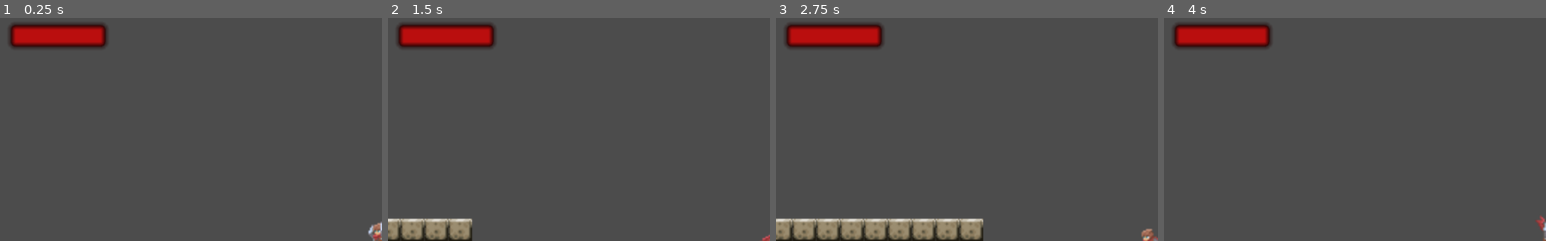
Above: before the commit, frames 1-4 (left to right).
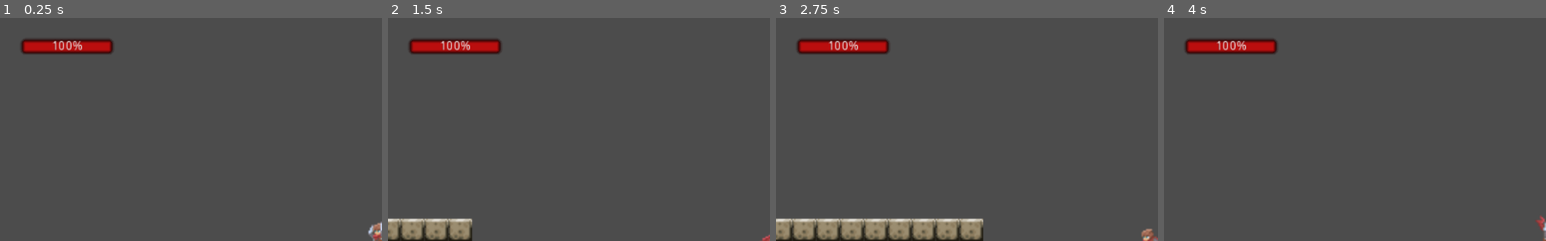
Above: after the commit, the same moments.

Repository: Burd88/-platformgame
Game: Godot game, scene res://game.tscn
The game is run twice, just before and just after one commit, with the same random seed, the same clock (stepped at 60 frames per second) and the same inputs.
Inputs:
- Up to frame 1 (0.25 s): no input
- Up to frame 2 (1.5 s): tap Enter at 0.5 s; hold D (ui_right) from 0.53 s (still down); tap W (ui_up) at 0.77 s
- Up to frame 3 (2.75 s): tap W (ui_up) at 1.52 s; tap Space at 2 s; release D (ui_right) at 2.03 s; hold A (ui_left) from 2.03 s (still down)
- Up to frame 4 (4 s): release A (ui_left) at 2.78 s; hold D (ui_right) from 2.78 s (still down); tap W (ui_up) at 3.02, 3.77 s
The pictures show only the part of the screen within x 0-50%, y 0-50%; the shares and areas given below are measured in that part.

The runs differ from the first frame. In frame 1, 3.5% of the frame differs, in the area x 2-30%, y 2-17%; in frame 2, 3.5%; in frame 3, 3.5%; in frame 4, 3.5%.

Commit message:
fix position

Diff:
--- a/player/Player.tscn
+++ b/player/Player.tscn
@@ -20,55 +20,55 @@
 [ext_resource path="res://player/Individual Sprites/adventurer-jump-03.png" type="Texture" id=18]
 [ext_resource path="res://player/Individual Sprites/adventurer-fall-00.png" type="Texture" id=19]
 [ext_resource path="res://player/Individual Sprites/adventurer-fall-01.png" type="Texture" id=20]
-[ext_resource path="res://player/Individual Sprites/adventurer-crnr-grb-00.png" type="Texture" id=21]
-[ext_resource path="res://player/Individual Sprites/adventurer-crnr-grb-01.png" type="Texture" id=22]
-[ext_resource path="res://player/Individual Sprites/adventurer-crnr-grb-02.png" type="Texture" id=23]
-[ext_resource path="res://player/Individual Sprites/adventurer-crnr-grb-03.png" type="Texture" id=24]
-[ext_resource path="res://player/Individual Sprites/adventurer-die-00.png" type="Texture" id=25]
-[ext_resource path="res://player/Individual Sprites/adventurer-die-01.png" type="Texture" id=26]
-[ext_resource path="res://player/Individual Sprites/adventurer-die-02.png" type="Texture" id=27]
-[ext_resource path="res://player/Individual Sprites/adventurer-die-03.png" type="Texture" id=28]
-[ext_resource path="res://player/Individual Sprites/adventurer-die-04.png" type="Texture" id=29]
-[ext_resource path="res://player/Individual Sprites/adventurer-die-05.png" type="Texture" id=30]
-[ext_resource path="res://player/Individual Sprites/adventurer-die-06.png" type="Texture" id=31]
-[ext_resource path="res://player/Individual Sprites/adventurer-hurt-00.png" type="Texture" id=32]
-[ext_resource path="res://player/Individual Sprites/adventurer-hurt-01.png" type="Texture" id=33]
-[ext_resource path="res://player/Individual Sprites/adventurer-hurt-02.png" type="Texture" id=34]
-[ext_resource path="res://player/Individual Sprites/adventurer-attack2-00.png" type="Texture" id=35]
-[ext_resource path="res://player/Individual Sprites/adventurer-attack2-01.png" type="Texture" id=36]
-[ext_resource path="res://player/Individual Sprites/adventurer-attack2-02.png" type="Texture" id=37]
-[ext_resource path="res://player/Individual Sprites/adventurer-attack2-03.png" type="Texture" id=38]
-[ext_resource path="res://player/Individual Sprites/adventurer-attack2-04.png" type="Texture" id=39]
-[ext_resource path="res://player/Individual Sprites/adventurer-attack2-05.png" type="Texture" id=40]
-[ext_resource path="res://player/Individual Sprites/adventurer-attack1-00.png" type="Texture" id=41]
-[ext_resource path="res://player/Individual Sprites/adventurer-attack1-01.png" type="Texture" id=42]
-[ext_resource path="res://player/Individual Sprites/adventurer-attack1-02.png" type="Texture" id=43]
-[ext_resource path="res://player/Individual Sprites/adventurer-attack1-03.png" type="Texture" id=44]
-[ext_resource path="res://player/Individual Sprites/adventurer-attack1-04.png" type="Texture" id=45]
-[ext_resource path="res://player/Individual Sprites/adventurer-crnr-jmp-00.png" type="Texture" id=46]
-[ext_resource path="res://player/Individual Sprites/adventurer-crnr-jmp-01.png" type="Texture" id=47]
-[ext_resource path="res://player/Individual Sprites/adventurer-crnr-jmp-02.png" type="Texture" id=48]
-[ext_resource path="res://player/Individual Sprites/adventurer-run-00.png" type="Texture" id=49]
-[ext_resource path="res://player/Individual Sprites/adventurer-run-01.png" type="Texture" id=50]
-[ext_resource path="res://player/Individual Sprites/adventurer-run-02.png" type="Texture" id=51]
-[ext_resource path="res://player/Individual Sprites/adventurer-run-03.png" type="Texture" id=52]
-[ext_resource path="res://player/Individual Sprites/adventurer-run-04.png" type="Texture" id=53]
-[ext_resource path="res://player/Individual Sprites/adventurer-run-05.png" type="Texture" id=54]
-[ext_resource path="res://player/Individual Sprites/adventurer-attack3-00.png" type="Texture" id=55]
-[ext_resource path="res://player/Individual Sprites/adventurer-attack3-01.png" type="Texture" id=56]
-[ext_resource path="res://player/Individual Sprites/adventurer-attack3-02.png" type="Texture" id=57]
-[ext_resource path="res://player/Individual Sprites/adventurer-attack3-03.png" type="Texture" id=58]
-[ext_resource path="res://player/Individual Sprites/adventurer-attack3-04.png" type="Texture" id=59]
-[ext_resource path="res://player/Individual Sprites/adventurer-attack3-05.png" type="Texture" id=60]
-[ext_resource path="res://player/Individual Sprites/adventurer-crouch-00.png" type="Texture" id=61]
-[ext_resource path="res://player/Individual Sprites/adventurer-crouch-01.png" type="Texture" id=62]
-[ext_resource path="res://player/Individual Sprites/adventurer-crouch-02.png" type="Texture" id=63]
-[ext_resource path="res://player/Individual Sprites/adventurer-crouch-03.png" type="Texture" id=64]
-[ext_resource path="res://player/Individual Sprites/adventurer-stand-00.png" type="Texture" id=65]
-[ext_resource path="res://player/Individual Sprites/adventurer-stand-01.png" type="Texture" id=66]
-[ext_resource path="res://player/Individual Sprites/adventurer-stand-02.png" type="Texture" id=67]
-[ext_resource path="res://player/Individual Sprites/adventurer-idle-00.png" type="Texture" id=68]
-[ext_resource path="res://player/Individual Sprites/adventurer-idle-01.png" type="Texture" id=69]
+[ext_resource path="res://player/Individual Sprites/adventurer-attack3-00.png" type="Texture" id=21]
+[ext_resource path="res://player/Individual Sprites/adventurer-attack3-01.png" type="Texture" id=22]
+[ext_resource path="res://player/Individual Sprites/adventurer-attack3-02.png" type="Texture" id=23]
+[ext_resource path="res://player/Individual Sprites/adventurer-attack3-03.png" type="Texture" id=24]
+[ext_resource path="res://player/Individual Sprites/adventurer-attack3-04.png" type="Texture" id=25]
+[ext_resource path="res://player/Individual Sprites/adventurer-attack3-05.png" type="Texture" id=26]
+[ext_resource path="res://player/Individual Sprites/adventurer-crouch-00.png" type="Texture" id=27]
+[ext_resource path="res://player/Individual Sprites/adventurer-crouch-01.png" type="Texture" id=28]
+[ext_resource path="res://player/Individual Sprites/adventurer-crouch-02.png" type="Texture" id=29]
+[ext_resource path="res://player/Individual Sprites/adventurer-crouch-03.png" type="Texture" id=30]
+[ext_resource path="res://player/Individual Sprites/adventurer-die-00.png" type="Texture" id=31]
+[ext_resource path="res://player/Individual Sprites/adventurer-die-01.png" type="Texture" id=32]
+[ext_resource path="res://player/Individual Sprites/adventurer-die-02.png" type="Texture" id=33]
+[ext_resource path="res://player/Individual Sprites/adventurer-die-03.png" type="Texture" id=34]
+[ext_resource path="res://player/Individual Sprites/adventurer-die-04.png" type="Texture" id=35]
+[ext_resource path="res://player/Individual Sprites/adventurer-die-05.png" type="Texture" id=36]
+[ext_resource path="res://player/Individual Sprites/adventurer-die-06.png" type="Texture" id=37]
+[ext_resource path="res://player/Individual Sprites/adventurer-attack2-00.png" type="Texture" id=38]
+[ext_resource path="res://player/Individual Sprites/adventurer-attack2-01.png" type="Texture" id=39]
+[ext_resource path="res://player/Individual Sprites/adventurer-attack2-02.png" type="Texture" id=40]
+[ext_resource path="res://player/Individual Sprites/adventurer-attack2-03.png" type="Texture" id=41]
+[ext_resource path="res://player/Individual Sprites/adventurer-attack2-04.png" type="Texture" id=42]
+[ext_resource path="res://player/Individual Sprites/adventurer-attack2-05.png" type="Texture" id=43]
+[ext_resource path="res://player/Individual Sprites/adventurer-attack1-00.png" type="Texture" id=44]
+[ext_resource path="res://player/Individual Sprites/adventurer-attack1-01.png" type="Texture" id=45]
+[ext_resource path="res://player/Individual Sprites/adventurer-attack1-02.png" type="Texture" id=46]
+[ext_resource path="res://player/Individual Sprites/adventurer-attack1-03.png" type="Texture" id=47]
+[ext_resource path="res://player/Individual Sprites/adventurer-attack1-04.png" type="Texture" id=48]
+[ext_resource path="res://player/Individual Sprites/adventurer-crnr-jmp-00.png" type="Texture" id=49]
+[ext_resource path="res://player/Individual Sprites/adventurer-crnr-jmp-01.png" type="Texture" id=50]
+[ext_resource path="res://player/Individual Sprites/adventurer-crnr-jmp-02.png" type="Texture" id=51]
+[ext_resource path="res://player/Individual Sprites/adventurer-crnr-grb-00.png" type="Texture" id=52]
+[ext_resource path="res://player/Individual Sprites/adventurer-run-00.png" type="Texture" id=53]
+[ext_resource path="res://player/Individual Sprites/adventurer-run-01.png" type="Texture" id=54]
+[ext_resource path="res://player/Individual Sprites/adventurer-run-02.png" type="Texture" id=55]
+[ext_resource path="res://player/Individual Sprites/adventurer-run-03.png" type="Texture" id=56]
+[ext_resource path="res://player/Individual Sprites/adventurer-run-04.png" type="Texture" id=57]
+[ext_resource path="res://player/Individual Sprites/adventurer-run-05.png" type="Texture" id=58]
+[ext_resource path="res://player/Individual Sprites/adventurer-crnr-grb-01.png" type="Texture" id=59]
+[ext_resource path="res://player/Individual Sprites/adventurer-crnr-grb-02.png" type="Texture" id=60]
+[ext_resource path="res://player/Individual Sprites/adventurer-crnr-grb-03.png" type="Texture" id=61]
+[ext_resource path="res://player/Individual Sprites/adventurer-stand-00.png" type="Texture" id=62]
+[ext_resource path="res://player/Individual Sprites/adventurer-stand-01.png" type="Texture" id=63]
+[ext_resource path="res://player/Individual Sprites/adventurer-stand-02.png" type="Texture" id=64]
+[ext_resource path="res://player/Individual Sprites/adventurer-idle-00.png" type="Texture" id=65]
+[ext_resource path="res://player/Individual Sprites/adventurer-idle-01.png" type="Texture" id=66]
+[ext_resource path="res://player/Individual Sprites/adventurer-hurt-00.png" type="Texture" id=67]
+[ext_resource path="res://player/Individual Sprites/adventurer-hurt-01.png" type="Texture" id=68]
+[ext_resource path="res://player/Individual Sprites/adventurer-hurt-02.png" type="Texture" id=69]
 
 [sub_resource type="SpriteFrames" id=1]
 animations = [ {
@@ -92,70 +92,70 @@
 "name": "jump",
 "speed": 5.0
 }, {
-"frames": [ ExtResource( 21 ), ExtResource( 22 ), ExtResource( 23 ), ExtResource( 24 ) ],
+"frames": [ ExtResource( 21 ), ExtResource( 22 ), ExtResource( 23 ), ExtResource( 24 ), ExtResource( 25 ), ExtResource( 26 ) ],
+"loop": true,
+"name": "attack3",
+"speed": 5.0
+}, {
+"frames": [ ExtResource( 19 ), ExtResource( 20 ) ],
+"loop": true,
+"name": "fall",
+"speed": 5.0
+}, {
+"frames": [ ExtResource( 27 ), ExtResource( 28 ), ExtResource( 29 ), ExtResource( 30 ) ],
+"loop": true,
+"name": "crouch",
+"speed": 5.0
+}, {
+"frames": [ ExtResource( 31 ), ExtResource( 32 ), ExtResource( 33 ), ExtResource( 34 ), ExtResource( 35 ), ExtResource( 36 ), ExtResource( 37 ) ],
+"loop": true,
+"name": "die",
+"speed": 5.0
+}, {
+"frames": [ ExtResource( 38 ), ExtResource( 39 ), ExtResource( 40 ), ExtResource( 41 ), ExtResource( 42 ), ExtResource( 43 ) ],
+"loop": true,
+"name": "attack2",
+"speed": 5.0
+}, {
+"frames": [ ExtResource( 44 ), ExtResource( 45 ), ExtResource( 46 ), ExtResource( 47 ), ExtResource( 48 ) ],
+"loop": true,
+"name": "attack1",
+"speed": 5.0
+}, {
+"frames": [ ExtResource( 49 ), ExtResource( 50 ), ExtResource( 51 ) ],
+"loop": true,
+"name": "fall2",
+"speed": 5.0
+}, {
+"frames": [ ExtResource( 52 ), ExtResource( 15 ), ExtResource( 16 ), ExtResource( 17 ), ExtResource( 18 ) ],
+"loop": true,
+"name": "hang",
+"speed": 5.0
+}, {
+"frames": [ ExtResource( 53 ), ExtResource( 54 ), ExtResource( 55 ), ExtResource( 56 ), ExtResource( 57 ), ExtResource( 58 ) ],
+"loop": true,
+"name": "walk",
+"speed": 5.0
+}, {
+"frames": [ ExtResource( 52 ), ExtResource( 59 ), ExtResource( 60 ), ExtResource( 61 ) ],
 "loop": true,
 "name": "hang1",
 "speed": 5.0
 }, {
-"frames": [ ExtResource( 25 ), ExtResource( 26 ), ExtResource( 27 ), ExtResource( 28 ), ExtResource( 29 ), ExtResource( 30 ), ExtResource( 31 ) ],
-"loop": true,
-"name": "die",
-"speed": 5.0
-}, {
-"frames": [ ExtResource( 32 ), ExtResource( 33 ), ExtResource( 34 ) ],
-"loop": true,
-"name": "block",
-"speed": 5.0
-}, {
-"frames": [ ExtResource( 35 ), ExtResource( 36 ), ExtResource( 37 ), ExtResource( 38 ), ExtResource( 39 ), ExtResource( 40 ) ],
-"loop": true,
-"name": "attack2",
-"speed": 5.0
-}, {
-"frames": [ ExtResource( 41 ), ExtResource( 42 ), ExtResource( 43 ), ExtResource( 44 ), ExtResource( 45 ) ],
-"loop": true,
-"name": "attack1",
-"speed": 5.0
-}, {
-"frames": [ ExtResource( 46 ), ExtResource( 47 ), ExtResource( 48 ) ],
-"loop": true,
-"name": "fall2",
-"speed": 5.0
-}, {
-"frames": [ ExtResource( 21 ), ExtResource( 15 ), ExtResource( 16 ), ExtResource( 17 ), ExtResource( 18 ) ],
-"loop": true,
-"name": "hang",
-"speed": 5.0
-}, {
-"frames": [ ExtResource( 49 ), ExtResource( 50 ), ExtResource( 51 ), ExtResource( 52 ), ExtResource( 53 ), ExtResource( 54 ) ],
-"loop": true,
-"name": "walk",
-"speed": 5.0
-}, {
-"frames": [ ExtResource( 19 ), ExtResource( 20 ) ],
-"loop": true,
-"name": "fall",
-"speed": 5.0
-}, {
-"frames": [ ExtResource( 55 ), ExtResource( 56 ), ExtResource( 57 ), ExtResource( 58 ), ExtResource( 59 ), ExtResource( 60 ) ],
-"loop": true,
-"name": "attack3",
-"speed": 5.0
-}, {
-"frames": [ ExtResource( 61 ), ExtResource( 62 ), ExtResource( 63 ), ExtResource( 64 ) ],
-"loop": true,
-"name": "crouch",
-"speed": 5.0
-}, {
-"frames": [ ExtResource( 65 ), ExtResource( 66 ), ExtResource( 67 ) ],
+"frames": [ ExtResource( 62 ), ExtResource( 63 ), ExtResource( 64 ) ],
 "loop": true,
 "name": "tackle",
 "speed": 5.0
 }, {
-"frames": [ ExtResource( 68 ), ExtResource( 69 ) ],
+"frames": [ ExtResource( 65 ), ExtResource( 66 ) ],
 "loop": true,
 "name": "idle2",
 "speed": 2.0
+}, {
+"frames": [ ExtResource( 67 ), ExtResource( 68 ), ExtResource( 69 ) ],
+"loop": true,
+"name": "block",
+"speed": 5.0
 } ]
 
 [sub_resource type="CapsuleShape2D" id=2]
@@ -184,7 +184,7 @@
 pause_mode = 2
 frames = SubResource( 1 )
 animation = "idle"
-frame = 1
+frame = 2
 speed_scale = 1.5
 playing = true
 flip_h = true
@@ -200,12 +200,11 @@
 [node name="GUI" type="CanvasLayer" parent="."]
 
 [node name="ProgressBar" type="ProgressBar" parent="GUI"]
-margin_left = 15.0
-margin_top = 10.0
-margin_right = 78.0
-margin_bottom = 24.0
-rect_scale = Vector2( 2, 2 )
+margin_left = 30.0
+margin_top = 30.0
+margin_right = 130.0
+margin_bottom = 44.0
+rect_scale = Vector2( 1.2, 1.2 )
 custom_styles/fg = SubResource( 3 )
 value = 100.0
-percent_visible = false
 [connection signal="animation_finished" from="spr" to="." method="_on_spr_animation_finished"]
